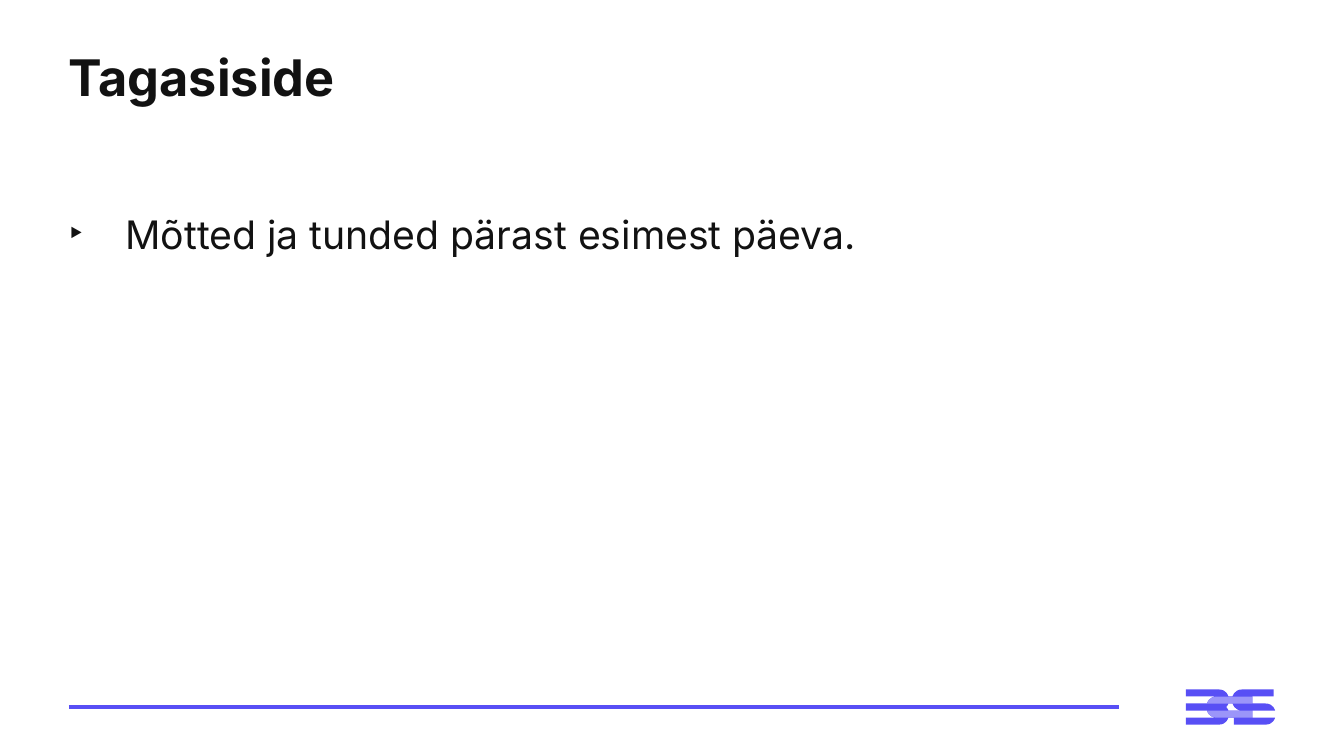
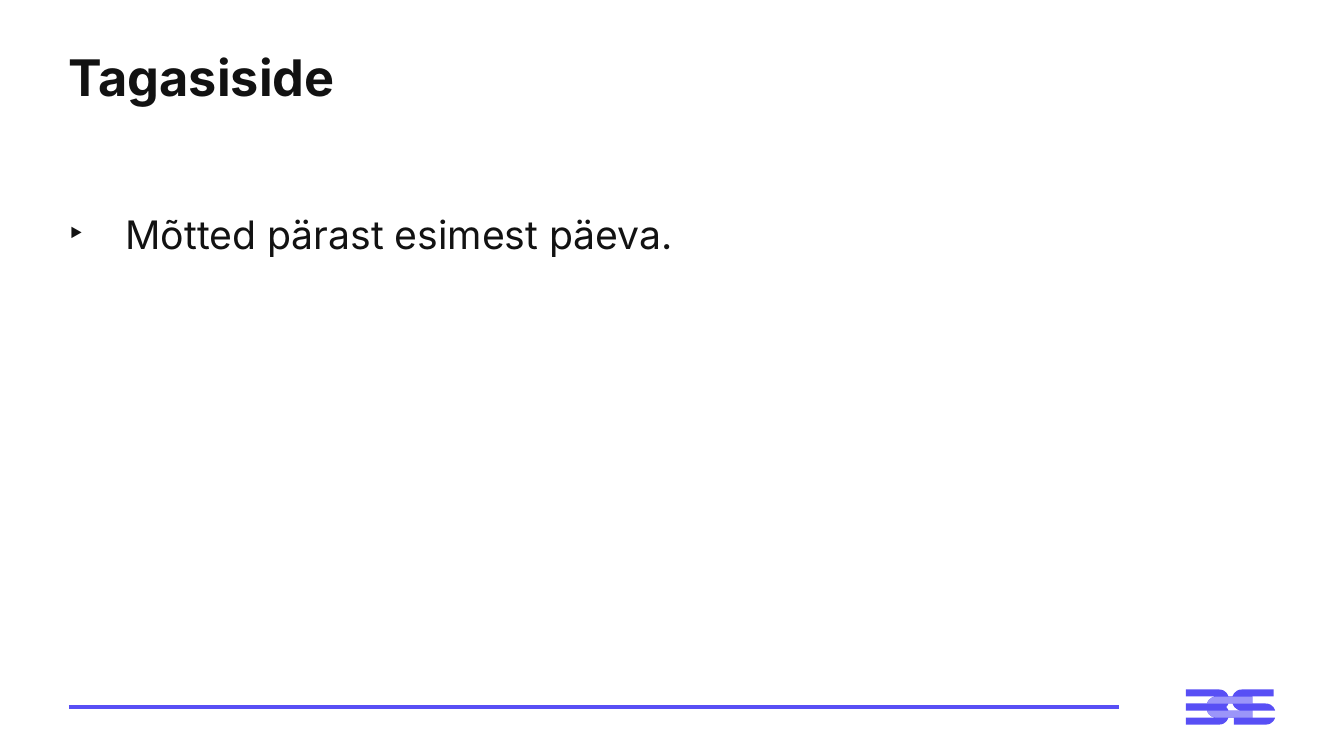
Before and after one commit to virverani/andmetarkus_2026_kevad, a slide deck: slide 29 of Day1/1-paev-andmetarkus-esitlus.pptx. Drawn at 1344x756 pixels with LibreOffice and Linux fonts; fonts in the diff are those of the drawing. Boxes give left, top, right and bottom in pixels: in the first picture for what was removed or moved away, otherwise in the second. Text is boxed around its words. In the diff, an @@ line names an element or a change of style, - is before the commit and + after.

Commit message:
Esimese päeva slaidide täiendus.

```diff
--- a/Day1/1-paev-andmetarkus-esitlus.pptx
+++ b/Day1/1-paev-andmetarkus-esitlus.pptx
@@ text at (125, 219, 673, 257): text changed @@
-‣ Mõtted ja tunded pärast esimest päeva.
+‣ Mõtted pärast esimest päeva.
```
Also in this commit, not shown: 3 other slides changed.
